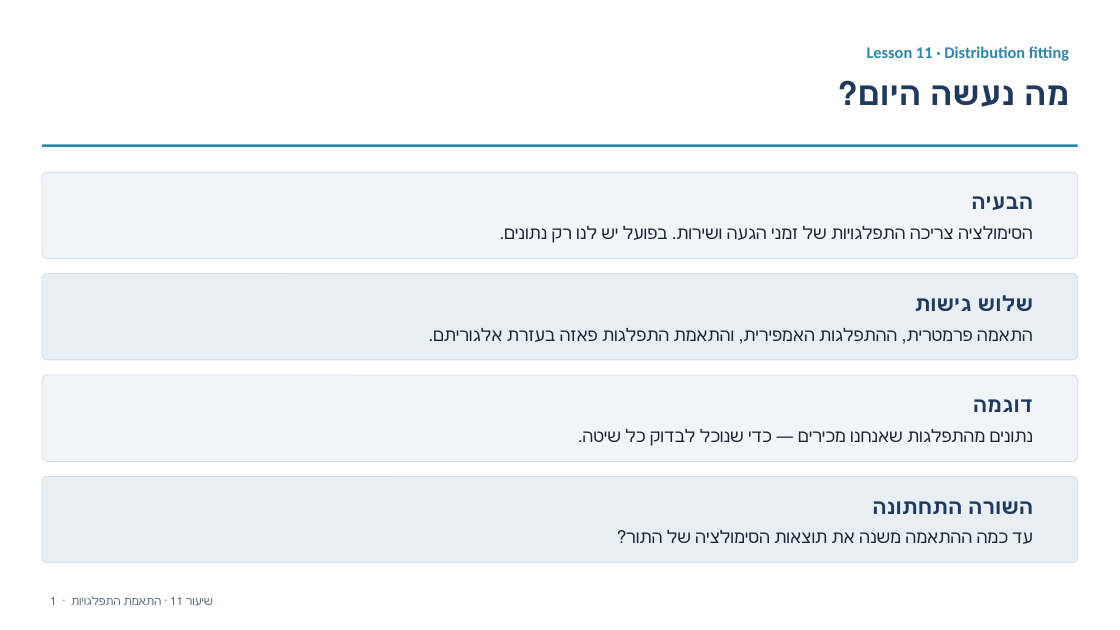
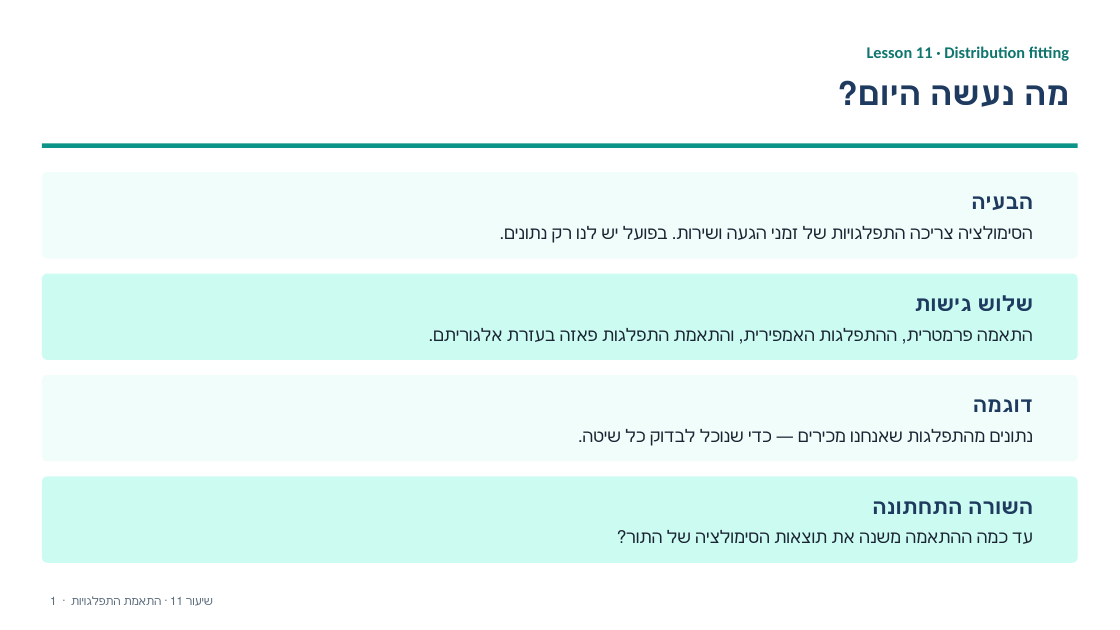
Before and after one commit to eliransher/sim_course, a slide deck: slide 2 of lectures/presentation/notebook_11_dist_fitting.pptx. Drawn at 1120x630 pixels with LibreOffice and Linux fonts; fonts in the diff are those of the drawing. Boxes give left, top, right and bottom in pixels: in the first picture for what was removed or moved away, otherwise in the second. Text is boxed around its words. In the diff, an @@ line names an element or a change of style, - is before the commit and + after.

```diff
--- a/lectures/presentation/notebook_11_dist_fitting.pptx
+++ b/lectures/presentation/notebook_11_dist_fitting.pptx
@@ text "Lesson 11 · Distribution fitting" at (867,46,1069,61): text colour #2E86AB to #0F766E @@
@@ rectangle at (42,144,1078,149): fill #2E86AB to #0D9488 @@
@@ rounded rectangle at (42,172,1078,259): fill #F1F5F9 to #F0FDFA; outline #D3DDE6 0.75 pt to none @@
@@ rounded rectangle at (42,274,1078,360): fill #E7EEF4 to #CCFBF1; outline #D3DDE6 0.75 pt to none @@
@@ rounded rectangle at (42,375,1078,461): fill #F1F5F9 to #F0FDFA; outline #D3DDE6 0.75 pt to none @@
@@ rounded rectangle at (42,476,1078,563): fill #E7EEF4 to #CCFBF1; outline #D3DDE6 0.75 pt to none @@
```
Also in this commit, not shown: 20 other slides changed, 15 other files.
